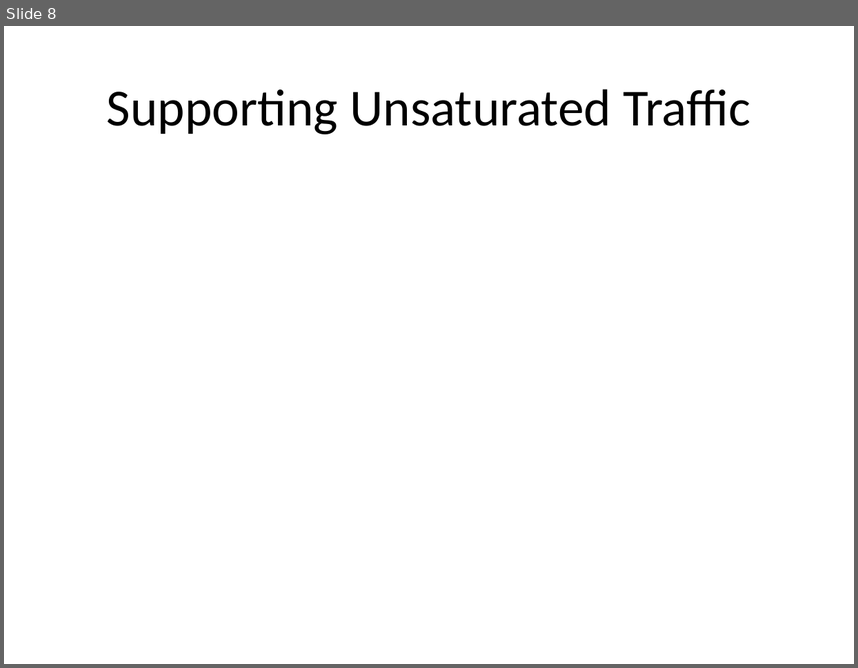
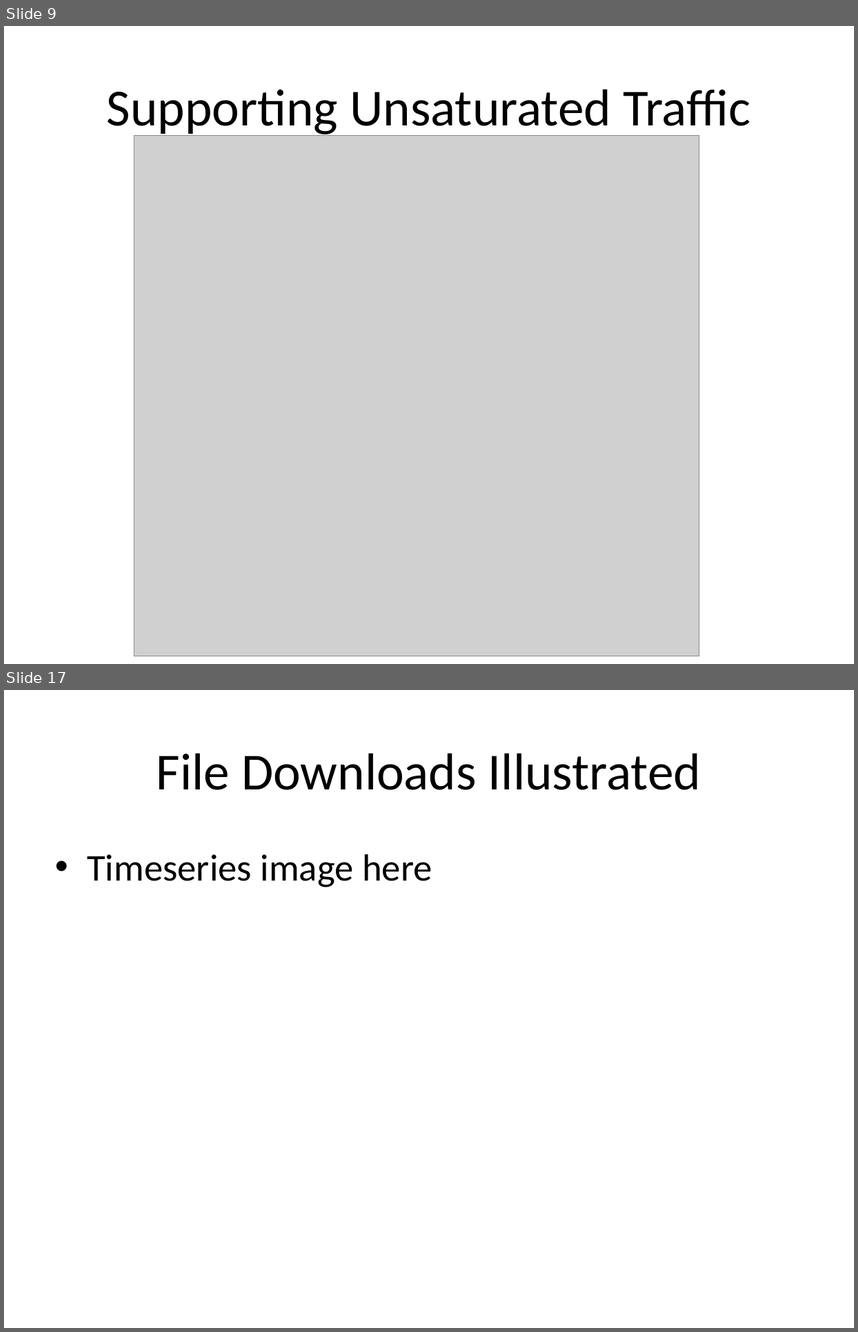
Before and after one commit to tamirh-uci/HeteroTrafficModels, a slide deck: presentation/slides.pptx. Shown one above the other, each under a label of ours: slide 8 before the commit, slides 9 and 17 after it; the slides between them are not shown. The pictures are 858x668 and 858x1332 pixels, drawn with LibreOffice and Linux fonts; fonts in the diff are those of the drawing; grey boxes stand for pictures. Boxes give left, top, right and bottom in pixels: in the first picture for what was removed or moved away, otherwise in the second. Text is boxed around its words. In the diff, an @@ line names an element or a change of style, - is before the commit and + after.

```diff
--- a/presentation/slides.pptx
+++ b/presentation/slides.pptx
@@ slide 17 added at box(4, 690, 854, 1328), background #FFFFFF @@
@@ title added at box(156, 753, 701, 790), 44 pt, text #000000 @@
+File Downloads Illustrated
@@ text added at box(87, 854, 432, 887), 32 pt, text #000000 @@
+• Timeseries image here
@@ what was slide 8 is now slide 9 @@
@@ slide 9 changed as well @@
@@ picture added at box(134, 135, 700, 655) @@
```
Also in this commit, not shown: 6 other slides changed, 12 other slides added.
